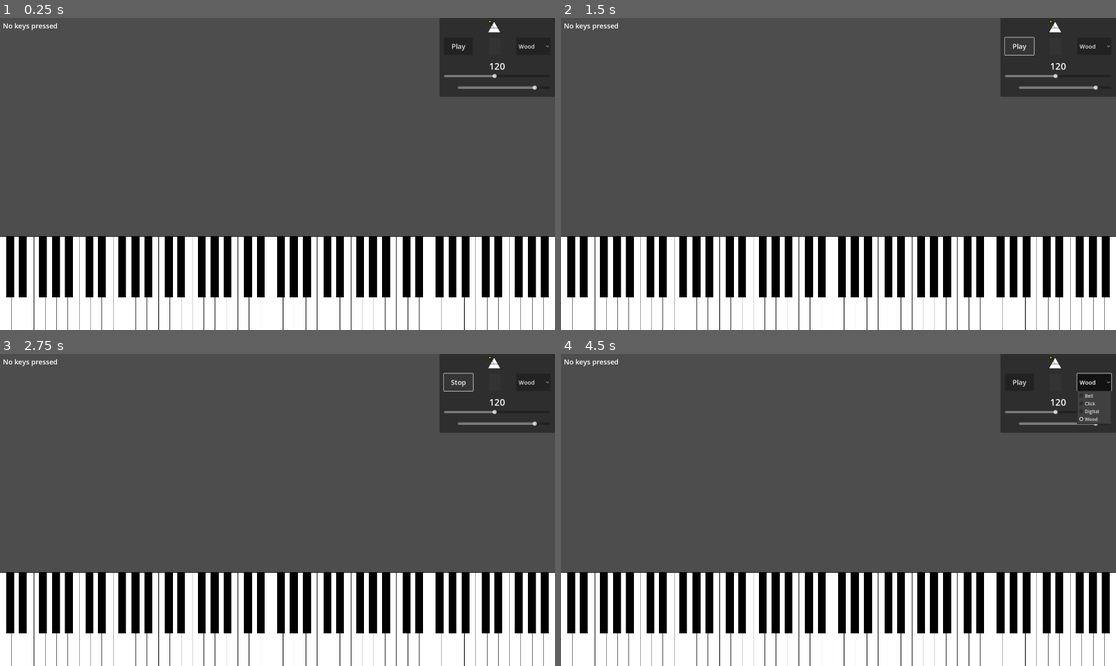
Above: before the commit, frames 1-4 (two rows, left to right).
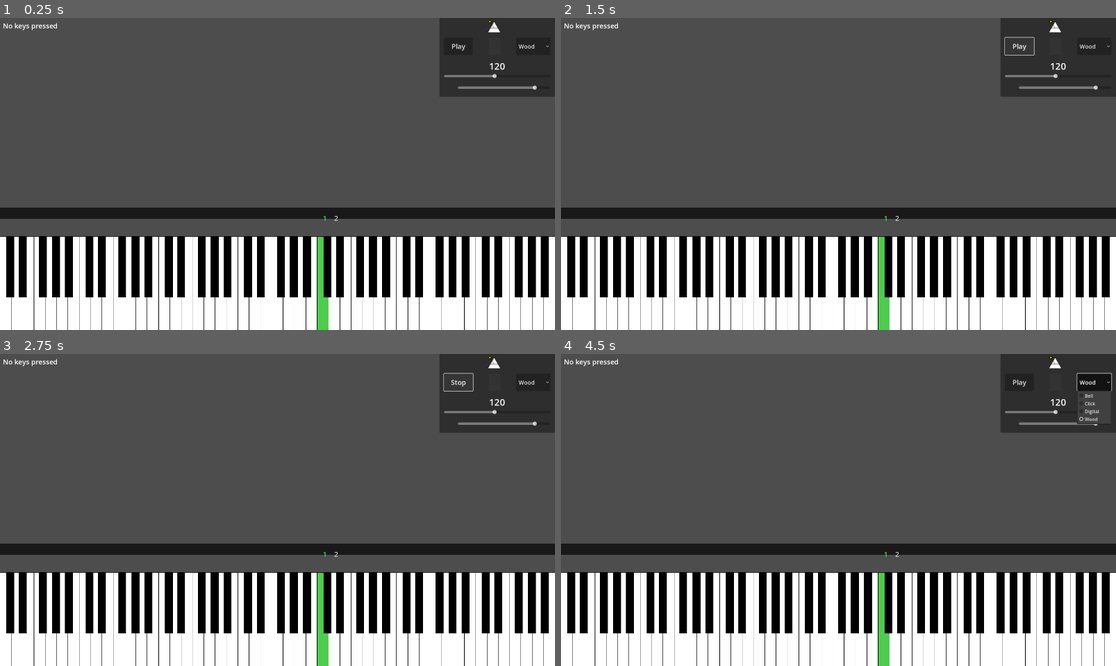
Above: after the commit, the same moments.

Repository: PianoFitness/piano-fitness-app
Game: Godot game, scene res://scenes/piano.tscn
Two runs of this game, one before a commit and one after it. Both use one fixed random seed, a clock stepped at 60 frames per second and the inputs below. The project has no main scene, so this scene is started directly.
Inputs:
- Up to frame 1 (0.25 s): no input
- Up to frame 2 (1.5 s): click "Play" at 0.5 s; click "Stop" at 1.25 s
- Up to frame 3 (2.75 s): click "Play" at 2 s
- Up to frame 4 (4.5 s): click "Wood" at 2.75 s; click "Stop" at 3.5 s; click "Wood" at 4.25 s

The runs differ from the first frame. In frame 1, 4.0% of the frame differs, in the area x 0-100%, y 60-100%; in frame 2, 4.0%; in frame 3, 4.0%; in frame 4, 4.0%.

Commit message:
Lesson almost working

Diff:
--- a/app/scenes/piano.gd
+++ /dev/null
@@ -1,99 +0,0 @@
-extends Control
-
-# Piano physical layout constants
-const WHITE_KEY_OFFSETS = [0, 2, 4, 5, 7, 9, 11]
-const BLACK_KEY_POSITIONS = [
-	{"offset": 0.9, "note": 1},
-	{"offset": 2.0, "note": 3},
-	{"offset": 3.8, "note": 6},
-	{"offset": 4.95, "note": 8},
-	{"offset": 6.1, "note": 10}
-]
-
-const WHITE_KEY_HEIGHT_RATIO = 0.3
-const BLACK_KEY_WIDTH_RATIO = 0.7
-const BLACK_KEY_HEIGHT_RATIO = 0.65
-
-const KEYS_PER_OCTAVE = 12
-const WHITE_KEYS_PER_OCTAVE = 7
-const STARTING_MIDI_NOTE = 24
-const OCTAVE_COUNT = 7
-
-const ACTIVE_WHITE_KEY_COLOR = Color(0.8, 0.8, 1.0)
-const ACTIVE_BLACK_KEY_COLOR = Color(0.3, 0.3, 0.5)
-const INACTIVE_WHITE_KEY_COLOR = Color.WHITE
-const INACTIVE_BLACK_KEY_COLOR = Color.BLACK
-
-var white_keys = {}
-var black_keys = {}
-var active_notes = {}
-var viewport_size: Vector2
-
-@onready var note_display = $NoteDisplay
-@onready var piano_keys = $PianoKeys
-
-func _ready():
-	viewport_size = get_viewport_rect().size
-	piano_keys.position = Vector2(0, viewport_size.y - viewport_size.y * WHITE_KEY_HEIGHT_RATIO)
-	create_piano_keys()
-	OS.open_midi_inputs()
-
-func _input(event):
-	if event is InputEventMIDI:
-		handle_midi_event(event)
-
-func create_piano_keys():
-	var total_white_keys = WHITE_KEYS_PER_OCTAVE * OCTAVE_COUNT
-	var white_key_width = viewport_size.x / total_white_keys
-	var white_key_height = viewport_size.y * WHITE_KEY_HEIGHT_RATIO
-	var black_key_width = white_key_width * BLACK_KEY_WIDTH_RATIO
-	var black_key_height = white_key_height * BLACK_KEY_HEIGHT_RATIO
-
-	for octave in range(OCTAVE_COUNT):
-		var base_note = octave * KEYS_PER_OCTAVE + STARTING_MIDI_NOTE
-
-		# White keys
-		for i in range(WHITE_KEYS_PER_OCTAVE):
-			var white_key = ColorRect.new()
-			white_key.size = Vector2(white_key_width, white_key_height)
-			white_key.position.x = (octave * WHITE_KEYS_PER_OCTAVE + i) * white_key_width
-			white_key.color = INACTIVE_WHITE_KEY_COLOR
-
-			var border = Line2D.new()
-			border.points = [
-				Vector2(0, 0),
-				Vector2(0, white_key_height),
-				Vector2(white_key_width, white_key_height),
-				Vector2(white_key_width, 0),
-				Vector2(0, 0)
-			]
-			border.width = 1
-			border.default_color = INACTIVE_BLACK_KEY_COLOR
-			white_key.add_child(border)
-
-			piano_keys.add_child(white_key)
-			white_keys[base_note + WHITE_KEY_OFFSETS[i]] = white_key
-
-		# Black keys
-		for data in BLACK_KEY_POSITIONS:
-			var black_key = ColorRect.new()
-			black_key.size = Vector2(black_key_width, black_key_height)
-			black_key.position = Vector2(
-				(octave * WHITE_KEYS_PER_OCTAVE + data.offset) * white_key_width - black_key_width / 2,
-				0
-			)
-			black_key.color = INACTIVE_BLACK_KEY_COLOR
-			piano_keys.add_child(black_key)
-			black_keys[base_note + data.note] = black_key
-
-func handle_midi_event(event: InputEventMIDI):
-	if event.message == MIDI_MESSAGE_NOTE_ON:
-		highlight_key(event.pitch, event.velocity > 0)
-	elif event.message == MIDI_MESSAGE_NOTE_OFF:
-		highlight_key(event.pitch, false)
-
-func highlight_key(note, is_active):
-	var key = white_keys.get(note) if note in white_keys else black_keys.get(note)
-	if key:
-		key.color = (ACTIVE_WHITE_KEY_COLOR if note in white_keys else ACTIVE_BLACK_KEY_COLOR) if is_active else (INACTIVE_WHITE_KEY_COLOR if note in white_keys else INACTIVE_BLACK_KEY_COLOR)
-		note_display.update_note_state(note, is_active)
--- a/app/scenes/piano.tscn
+++ b/app/scenes/piano.tscn
@@ -1,8 +1,10 @@
-[gd_scene load_steps=4 format=3 uid="uid://deocrbvduwvbf"]
+[gd_scene load_steps=6 format=3 uid="uid://deocrbvduwvbf"]
 
-[ext_resource type="Script" path="res://scenes/piano.gd" id="1_16djv"]
-[ext_resource type="Script" path="res://scenes/note_display.gd" id="2_4lvi2"]
+[ext_resource type="Script" path="res://scripts/piano.gd" id="1_16djv"]
+[ext_resource type="Script" path="res://scripts/note_display.gd" id="2_4lvi2"]
 [ext_resource type="PackedScene" uid="uid://qnn08ykran7h" path="res://scenes/metronome.tscn" id="3_m4k2l"]
+[ext_resource type="Script" path="res://scripts/finger_display.gd" id="4_k3m9p"]
+[ext_resource type="Script" path="res://scripts/sequence_manager.gd" id="5_r2n4b"]
 
 [node name="Piano" type="Control"]
 layout_mode = 3
@@ -26,5 +28,12 @@
 [node name="PianoKeys" type="Node2D" parent="."]
 position = Vector2(0, 100)
 
+[node name="FingerDisplay" type="Node2D" parent="PianoKeys"]
+position = Vector2(0, -100)
+script = ExtResource("4_k3m9p")
+
+[node name="SequenceManager" type="Node" parent="."]
+script = ExtResource("5_r2n4b")
+
 [node name="CanvasLayer#Metronome" parent="." instance=ExtResource("3_m4k2l")]
 layout_mode = 1
--- /dev/null
+++ b/app/scripts/finger_display.gd
@@ -0,0 +1,56 @@
+class_name FingerDisplay
+extends Node2D
+
+const LEFT_HAND_COLOR = Color(0.8, 0.8, 0.8, 1.0)
+const RIGHT_HAND_COLOR = Color(0.8, 0.8, 0.8, 1.0)
+const LESSON_COLOR = Color(0.3, 0.8, 0.3, 1.0)  # Green for current note
+const BACKGROUND_COLOR = Color(0.1, 0.1, 0.1, 1.0)
+const BACKGROUND_HEIGHT = 40
+
+var current_indicators: Array = []
+var background_rect: ColorRect
+var font: Font
+
+func _ready():
+	font = ThemeDB.fallback_font
+	setup_background()
+
+func setup_background():
+	background_rect = ColorRect.new()
+	background_rect.color = BACKGROUND_COLOR
+	add_child(background_rect)
+	call_deferred("update_background_size")
+
+func _process(_delta):
+	update_background_size()
+
+func update_background_size():
+	if background_rect:
+		var viewport_size = get_viewport_rect().size
+		background_rect.size = Vector2(viewport_size.x, BACKGROUND_HEIGHT)
+		# Position directly above piano keys
+		background_rect.position = Vector2(0, 0)
+
+func clear_indicators():
+	for indicator in current_indicators:
+		if is_instance_valid(indicator):
+			indicator.queue_free()
+	current_indicators.clear()
+
+func add_finger_indicator(note: PianoNote, key_rect: Rect2, is_current: bool = false):
+	var label = Label.new()
+	label.text = str(note.finger)
+	label.add_theme_font_override("font", font)
+	label.add_theme_font_size_override("font_size", 24)
+
+	# Use lesson color for current note, regular color for others
+	var color = LESSON_COLOR if is_current else (RIGHT_HAND_COLOR if note.hand == "R" else LEFT_HAND_COLOR)
+	label.add_theme_color_override("font_color", color)
+
+	# Position calculation relative to key
+	var x_pos = key_rect.position.x + (key_rect.size.x - label.size.x) / 2
+	var y_pos = BACKGROUND_HEIGHT/2 - label.size.y/2  # Center in background bar
+
+	label.position = Vector2(x_pos, y_pos)
+	add_child(label)
+	current_indicators.append(label)
--- /dev/null
+++ b/app/scripts/piano.gd
@@ -0,0 +1,233 @@
+extends Control
+
+# Piano physical layout constants
+const WHITE_KEY_OFFSETS = [0, 2, 4, 5, 7, 9, 11]
+const BLACK_KEY_POSITIONS = [
+	{"offset": 0.9, "note": 1},
+	{"offset": 2.0, "note": 3},
+	{"offset": 3.8, "note": 6},
+	{"offset": 4.95, "note": 8},
+	{"offset": 6.1, "note": 10}
+]
+
+const WHITE_KEY_HEIGHT_RATIO = 0.3
+const BLACK_KEY_WIDTH_RATIO = 0.7
+const BLACK_KEY_HEIGHT_RATIO = 0.65
+
+const KEYS_PER_OCTAVE = 12
+const WHITE_KEYS_PER_OCTAVE = 7
+const STARTING_MIDI_NOTE = 24
+const OCTAVE_COUNT = 7
+
+const ACTIVE_WHITE_KEY_COLOR = Color(0.8, 0.8, 1.0)
+const ACTIVE_BLACK_KEY_COLOR = Color(0.3, 0.3, 0.5)
+const INACTIVE_WHITE_KEY_COLOR = Color.WHITE
+const INACTIVE_BLACK_KEY_COLOR = Color.BLACK
+const LESSON_COLOR = Color(0.3, 0.8, 0.3, 1.0)  # Green for target note
+const STUDENT_COLOR = Color(0.8, 0.8, 1.0, 1.0)  # Light blue for played note
+
+# Note name conversion constants
+const NOTE_NAMES = ["C", "C#", "D", "D#", "E", "F", "F#", "G", "G#", "A", "A#", "B"]
+
+var white_keys = {}
+var black_keys = {}
+var active_notes = {}
+var viewport_size: Vector2
+
+# New instance variables for fingering system
+var sequence_manager: SequenceManager
+var finger_display: FingerDisplay
+
+@onready var note_display = $NoteDisplay
+@onready var piano_keys = $PianoKeys
+
+func _ready():
+	viewport_size = get_viewport_rect().size
+	piano_keys.position = Vector2(0, viewport_size.y - viewport_size.y * WHITE_KEY_HEIGHT_RATIO)
+	create_piano_keys()
+	setup_fingering_system()
+	OS.open_midi_inputs()
+
+func setup_fingering_system():
+	# Get FingerDisplay node using correct path
+	finger_display = $PianoKeys/FingerDisplay
+	if not finger_display:
+		push_error("FingerDisplay node not found in scene (should be at PianoKeys/FingerDisplay)")
+		return
+
+	# Get SequenceManager node
+	sequence_manager = $SequenceManager
+	if not sequence_manager:
+		push_error("SequenceManager node not found in scene")
+		return
+
+	# Initialize SequenceManager with references
+	sequence_manager.initialize(self, finger_display)
+
+	# Connect signals
+	sequence_manager.note_validated.connect(_on_note_validated)
+	sequence_manager.sequence_completed.connect(_on_sequence_completed)
+
+	# Load initial exercise (for testing)
+	var c_major = create_c_major_scale()
+	sequence_manager.set_sequence(c_major)
+
+func _input(event):
+	if event is InputEventMIDI:
+		handle_midi_event(event)
+
+func create_piano_keys():
+	var total_white_keys = WHITE_KEYS_PER_OCTAVE * OCTAVE_COUNT
+	var white_key_width = viewport_size.x / total_white_keys
+	var white_key_height = viewport_size.y * WHITE_KEY_HEIGHT_RATIO
+	var black_key_width = white_key_width * BLACK_KEY_WIDTH_RATIO
+	var black_key_height = white_key_height * BLACK_KEY_HEIGHT_RATIO
+
+	for octave in range(OCTAVE_COUNT):
+		var base_note = octave * KEYS_PER_OCTAVE + STARTING_MIDI_NOTE
+
+		# White keys
+		for i in range(WHITE_KEYS_PER_OCTAVE):
+			var white_key = ColorRect.new()
+			white_key.size = Vector2(white_key_width, white_key_height)
+			white_key.position.x = (octave * WHITE_KEYS_PER_OCTAVE + i) * white_key_width
+			white_key.color = INACTIVE_WHITE_KEY_COLOR
+
+			var border = Line2D.new()
+			border.points = [
+				Vector2(0, 0),
+				Vector2(0, white_key_height),
+				Vector2(white_key_width, white_key_height),
+				Vector2(white_key_width, 0),
+				Vector2(0, 0)
+			]
+			border.width = 1
+			border.default_color = INACTIVE_BLACK_KEY_COLOR
+			white_key.add_child(border)
+
+			piano_keys.add_child(white_key)
+			white_keys[base_note + WHITE_KEY_OFFSETS[i]] = white_key
+
+		# Black keys
+		for data in BLACK_KEY_POSITIONS:
+			var black_key = ColorRect.new()
+			black_key.size = Vector2(black_key_width, black_key_height)
+			black_key.position = Vector2(
+				(octave * WHITE_KEYS_PER_OCTAVE + data.offset) * white_key_width - black_key_width / 2,
+				0
+			)
+			black_key.color = INACTIVE_BLACK_KEY_COLOR
+			piano_keys.add_child(black_key)
+			black_keys[base_note + data.note] = black_key
+
+func handle_midi_event(event: InputEventMIDI):
+	if event.message == MIDI_MESSAGE_NOTE_ON:
+		highlight_key(event.pitch, event.velocity > 0)
+	elif event.message == MIDI_MESSAGE_NOTE_OFF:
+		highlight_key(event.pitch, false)
+
+func highlight_key(note, is_active):
+	var key = white_keys.get(note) if note in white_keys else black_keys.get(note)
+	if key:
+		if is_active:
+			key.color = STUDENT_COLOR
+			# Check if this matches the current lesson note
+			if sequence_manager and sequence_manager.validate_input(
+				midi_to_note_name(note),
+				"R",  # Assuming right hand for now
+				1     # We'll need to implement finger detection
+			):
+				sequence_manager.advance_sequence()
+		else:
+			# Reset to lesson color if it's the current target note, otherwise inactive
+			var current_note = get_current_lesson_note()
+			if current_note and note_name_to_midi(current_note) == note:
+				key.color = LESSON_COLOR
+			else:
+				key.color = INACTIVE_WHITE_KEY_COLOR if note in white_keys else INACTIVE_BLACK_KEY_COLOR
+		note_display.update_note_state(note, is_active)
+
+func highlight_lesson_note(note_name: String):
+	var midi_note = note_name_to_midi(note_name)
+	var key = white_keys.get(midi_note) if midi_note in white_keys else black_keys.get(midi_note)
+	if key:
+		key.color = LESSON_COLOR
+
+# New methods for fingering system
+func get_key_rect(note_name: String) -> Rect2:
+	var midi_note = note_name_to_midi(note_name)
+	var key = white_keys.get(midi_note) if midi_note in white_keys else black_keys.get(midi_note)
+	if key:
+		return Rect2(key.global_position, key.size)
+	return Rect2()
+
+func get_current_lesson_note() -> String:
+	if sequence_manager and sequence_manager.current_sequence:
+		var current_notes = sequence_manager.current_sequence.sequence[sequence_manager.current_position]
+		if current_notes and current_notes.size() > 0:
+			return current_notes[0].pitch
+	return ""
+
+func note_name_to_midi(note_name: String) -> int:
+	var note = note_name.left(len(note_name) - 1)
+	var octave = int(note_name.right(1))
+	var note_index = NOTE_NAMES.find(note)
+	if note_index != -1:
+		return STARTING_MIDI_NOTE + (octave * KEYS_PER_OCTAVE) + note_index
+	return -1
+
+func midi_to_note_name(midi_note: int) -> String:
+	var octave = (midi_note - STARTING_MIDI_NOTE) / KEYS_PER_OCTAVE
+	var note_index = (midi_note - STARTING_MIDI_NOTE) % KEYS_PER_OCTAVE
+	return NOTE_NAMES[note_index] + str(octave)
+
+func _on_note_validated(success: bool):
+	if success:
+		sequence_manager.advance_sequence()
+
+func _on_sequence_completed():
+	print("Sequence completed successfully!")
+
+# Exercise creation methods
+func create_c_major_scale() -> PracticeSequence:
+	var sequence = PracticeSequence.new()
+	sequence.exercise_type = "scale"
+
+	# Right hand ascending C Major scale with correct fingering
+	var scale_notes = [
+		["C4", 1],  # Thumb
+		["D4", 2],  # Index
+		["E4", 3],  # Middle
+		["F4", 1],  # Thumb (thumb under)
+		["G4", 2],  # Index
+		["A4", 3],  # Middle
+		["B4", 4],  # Ring
+		["C5", 5]   # Pinky
+	]
+
+	for note_data in scale_notes:
+		sequence.add_position([PianoNote.new(note_data[0], "R", note_data[1])])
+
+	return sequence
+
+func create_c_major_chord() -> PracticeSequence:
+	var sequence = PracticeSequence.new()
+	sequence.exercise_type = "chord"
+
+	# Create a single position with multiple notes for the chord
+	sequence.add_position([
+		PianoNote.new("C4", "R", 1),
+		PianoNote.new("E4", "R", 3),
+		PianoNote.new("G4", "R", 5)
+	])
+
+	return sequence
+
+func set_exercise(exercise_type: String):
+	match exercise_type:
+		"c_major_scale":
+			sequence_manager.set_sequence(create_c_major_scale())
+		"c_major_chord":
+			sequence_manager.set_sequence(create_c_major_chord())
+		_:
+			push_error("Unknown exercise type: " + exercise_type)
--- /dev/null
+++ b/app/scripts/piano_note.gd
@@ -0,0 +1,11 @@
+class_name PianoNote
+extends Resource
+
+@export var pitch: String
+@export var hand: String  # "L" or "R"
+@export var finger: int   # 1-5
+
+func _init(p: String = "", h: String = "R", f: int = 1):
+	pitch = p
+	hand = h
+	finger = f
--- /dev/null
+++ b/app/scripts/practice_sequence.gd
@@ -0,0 +1,13 @@
+class_name PracticeSequence
+extends Resource
+
+# Define a custom Array property that will store arrays of PianoNote arrays
+@export var sequence: Array[Array] = []
+@export var exercise_type: String = ""
+
+func add_position(notes: Array[PianoNote]):
+	sequence.append(notes)
+
+func clear():
+	sequence.clear()
+	exercise_type = ""
--- /dev/null
+++ b/app/scripts/sequence_manager.gd
@@ -0,0 +1,73 @@
+class_name SequenceManager
+extends Node
+
+signal sequence_updated(current_position: int)
+signal sequence_completed
+signal note_validated(success: bool)
+
+const LESSON_COLOR = Color(0.3, 0.8, 0.3, 1.0)  # Green for target note
+const STUDENT_COLOR = Color(0.8, 0.8, 1.0, 1.0)  # Light blue for played note
+
+var current_sequence: PracticeSequence
+var current_position: int = 0
+var finger_display: FingerDisplay
+var piano_node: Node
+
+func initialize(piano: Node, display: FingerDisplay):
+	piano_node = piano
+	finger_display = display
+
+func set_sequence(sequence: PracticeSequence):
+	current_sequence = sequence
+	current_position = 0
+	update_display()
+	highlight_current_note()
+
+func advance_sequence():
+	if current_position < current_sequence.sequence.size() - 1:
+		current_position += 1
+		emit_signal("sequence_updated", current_position)
+		update_display()
+		highlight_current_note()
+	else:
+		emit_signal("sequence_completed")
+		# Optional: Reset for repetition
+		current_position = 0
+		update_display()
+		highlight_current_note()
+
+func validate_input(note: String, hand: String, finger: int) -> bool:
+	if current_position >= current_sequence.sequence.size():
+		return false
+
+	var current_notes = current_sequence.sequence[current_position]
+	for expected_note in current_notes:
+		if expected_note.pitch == note and expected_note.hand == hand:
+			var success = expected_note.finger == finger
+			emit_signal("note_validated", success)
+			return success
+	return false
+
+func update_display():
+	finger_display.clear_indicators()
+
+	# Show current position
+	if current_position < current_sequence.sequence.size():
+		var current_notes = current_sequence.sequence[current_position]
+		for note in current_notes:
+			var key_rect = piano_node.get_key_rect(note.pitch)
+			finger_display.add_finger_indicator(note, key_rect, true)  # Current note
+
+	# Show upcoming position with regular color
+	if current_position + 1 < current_sequence.sequence.size():
+		var upcoming_notes = current_sequence.sequence[current_position + 1]
+		for note in upcoming_notes:
+			var key_rect = piano_node.get_key_rect(note.pitch)
+			finger_display.add_finger_indicator(note, key_rect, false)
+
+func highlight_current_note():
+	if current_position < current_sequence.sequence.size():
+		var current_notes = current_sequence.sequence[current_position]
+		for note in current_notes:
+			# Call piano's method to highlight the current note
+			piano_node.highlight_lesson_note(note.pitch)
Renamed: app/scenes/note_display.gd -> app/scripts/note_display.gd
